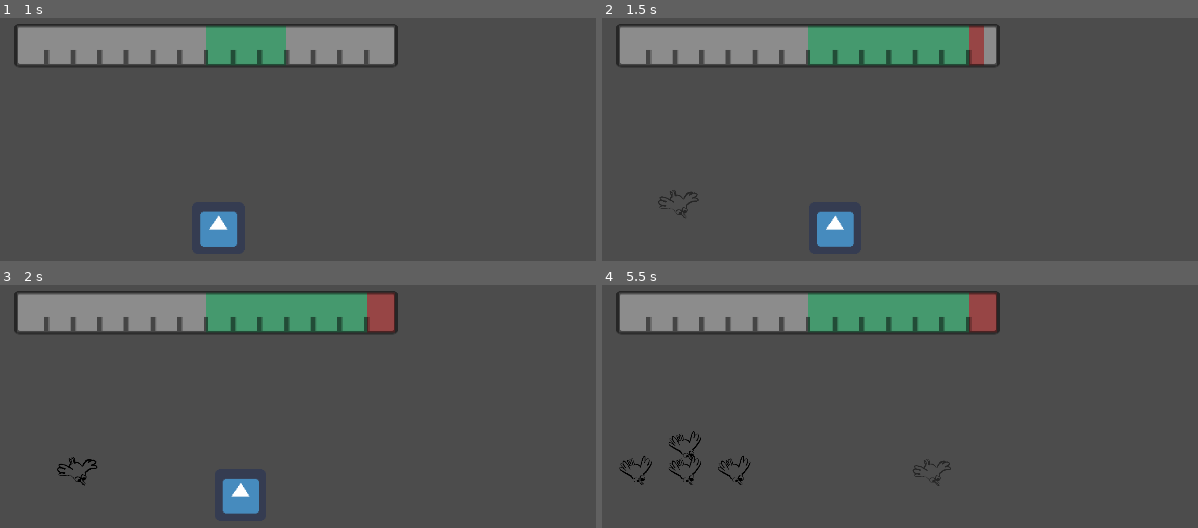
Above: before the commit, frames 1-4 (two rows, left to right).
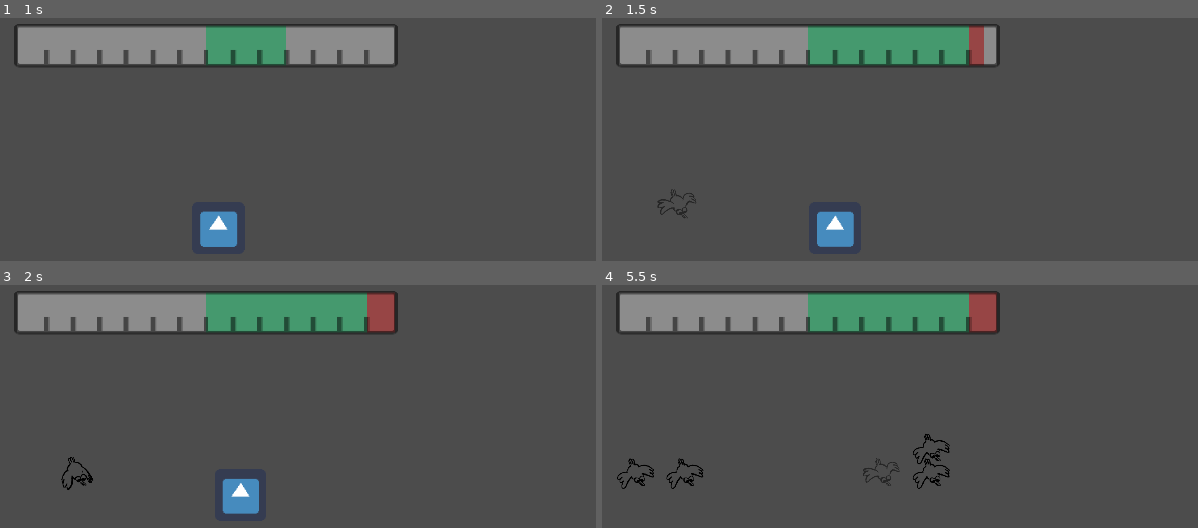
Above: after the commit, the same moments.

Repository: Merliin42/ludum-dare-49
Game: Godot game, scene res://Scenes/Main.tscn
Two runs of this game, one before a commit and one after it. Both use one fixed random seed, a clock stepped at 60 frames per second and the inputs below. The engine's default icon, where the game draws it, is replaced by a stand-in: a white triangle on a blue panel in a dark square.
Inputs:
- Up to frame 1 (1 s): tap Enter at 0.5 s; hold Right (right) from 0.53 s (still down)
- Up to frame 2 (1.5 s): release Right (right) at 1.28 s; hold Left (left) from 1.28 s (still down)
- Up to frame 3 (2 s): keep holding Left (left)
- Up to frame 4 (5.5 s): release Left (left) at 2.03 s; hold Right (right) 2.03-3.53 s; hold Left (left) from 3.53 s (still down)

Frame 1 is identical in both runs. In frame 2, 0.1% of the frame differs, in the area x 9-17%, y 70-83%; in frame 3, 0.2%; in frame 4, 1.1%, in the area x 2-59%, y 60-84%.

Commit message:
Bird sound

Diff:
--- a/Scenes/Main.tscn
+++ b/Scenes/Main.tscn
@@ -1,9 +1,10 @@
-[gd_scene load_steps=5 format=2]
+[gd_scene load_steps=6 format=2]
 
 [ext_resource path="res://icon.png" type="Texture" id=1]
 [ext_resource path="res://Scripts/Main.gd" type="Script" id=2]
 [ext_resource path="res://Scenes/HUD.tscn" type="PackedScene" id=3]
 [ext_resource path="res://Scenes/Line.tscn" type="PackedScene" id=4]
+[ext_resource path="res://Assets/Sounds/Oiseau.mp3" type="AudioStream" id=5]
 
 [node name="Main" type="Node2D"]
 script = ExtResource( 2 )
@@ -40,4 +41,7 @@
 [node name="Line6" parent="Node_Oiseau" instance=ExtResource( 4 )]
 position = Vector2( 448, 0 )
 
+[node name="BirdAudio" type="AudioStreamPlayer2D" parent="."]
+stream = ExtResource( 5 )
+
 [connection signal="timeout" from="Timer" to="." method="_on_Timer_timeout"]
--- a/Scenes/Weights/Bird.tscn
+++ b/Scenes/Weights/Bird.tscn
@@ -6,4 +6,4 @@
 
 [node name="AnimatedSprite" parent="." index="0"]
 animation = "bird_flying"
-frame = 4
+frame = 1
--- a/Scripts/Main.gd
+++ b/Scripts/Main.gd
@@ -43,6 +43,9 @@
 	weight.position.y -= lines[index].counter * 64
 	weight.side = side
 	weight.connect("on_landing", self, "on_bird_landing")
+	$BirdAudio.pitch_scale = 1 + rand_range(-0.5, 0.5)
+	print($BirdAudio.pitch_scale)
+	$BirdAudio.play()
 	lines[index].add_child(weight)
 
 func on_bird_landing(weight) :
Not shown, added: Assets/Sounds/Oiseau.mp3.import
Not shown, added: Assets/Sounds/Oiseau.mp3
